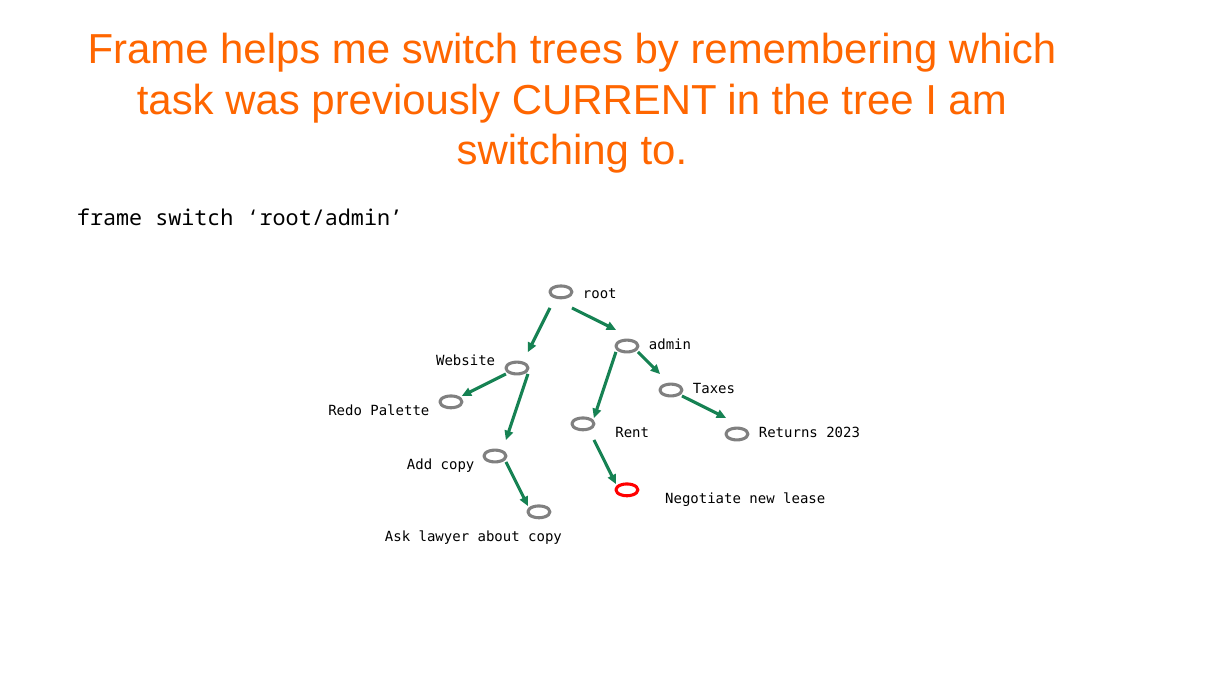
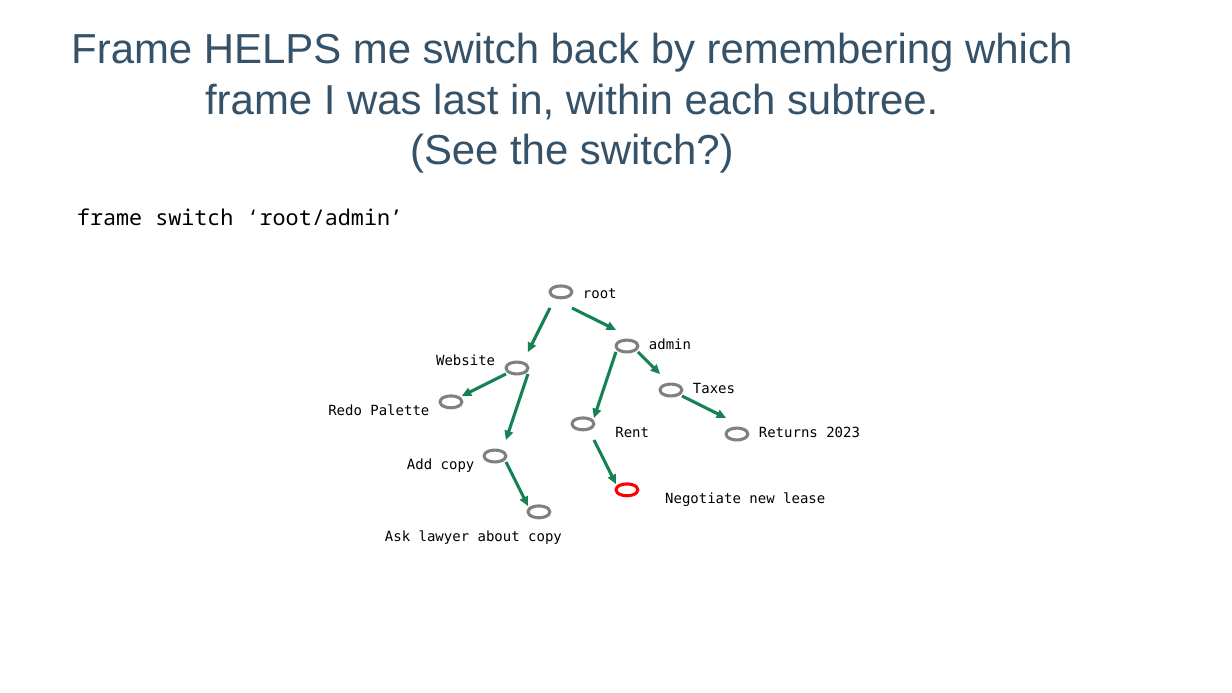
Before and after one commit to lelanthran/frame, a slide deck: slide 42 of docs/FrameIntroduction.odp. Drawn at 1232x693 pixels with LibreOffice and Linux fonts; fonts in the diff are those of the drawing; background and template pictures are left out. Boxes give left, top, right and bottom in pixels: in the first picture for what was removed or moved away, otherwise in the second. Text is boxed around its words. In the diff, an @@ line names an element or a change of style, - is before the commit and + after.

```diff
--- a/docs/FrameIntroduction.odp
+++ b/docs/FrameIntroduction.odp
@@ title at [71,32,1072,173]: text changed; text colour #FF6600 to #355269 @@
-Frame helps me switch trees by remembering which task was previously CURRENT in the tree I am switching to.
+Frame HELPS me switch back by remembering which frame I was last in, within each subtree.
+(See the switch?)
```
Also in this commit, not shown: 47 other slides changed.
